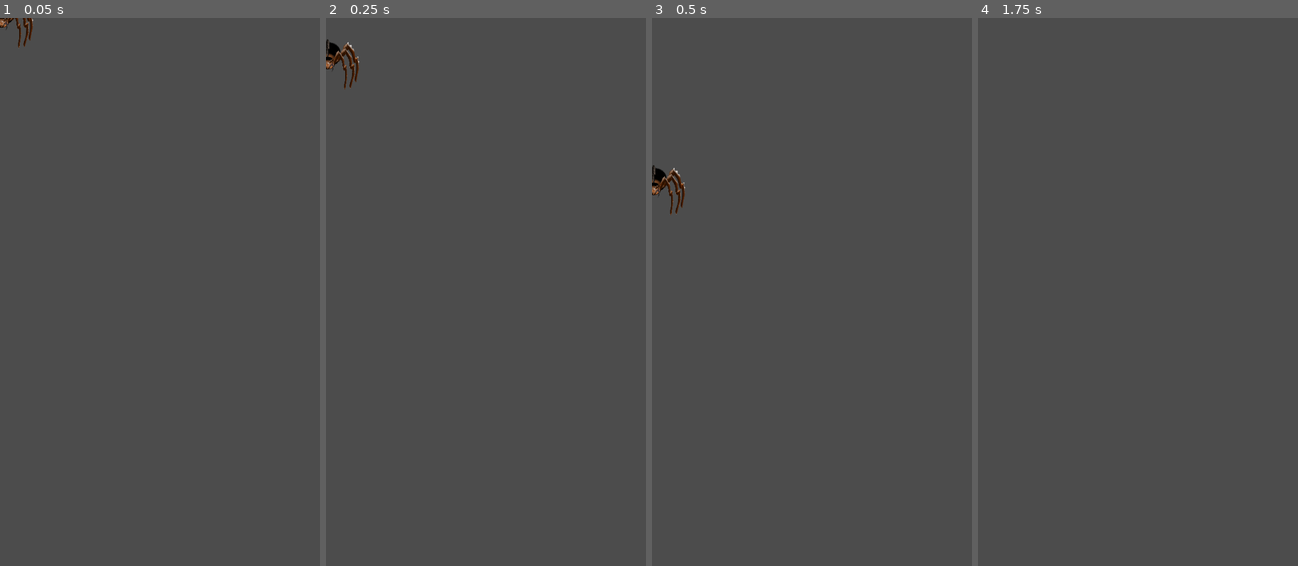
Above: before the commit, frames 1-4 (left to right).
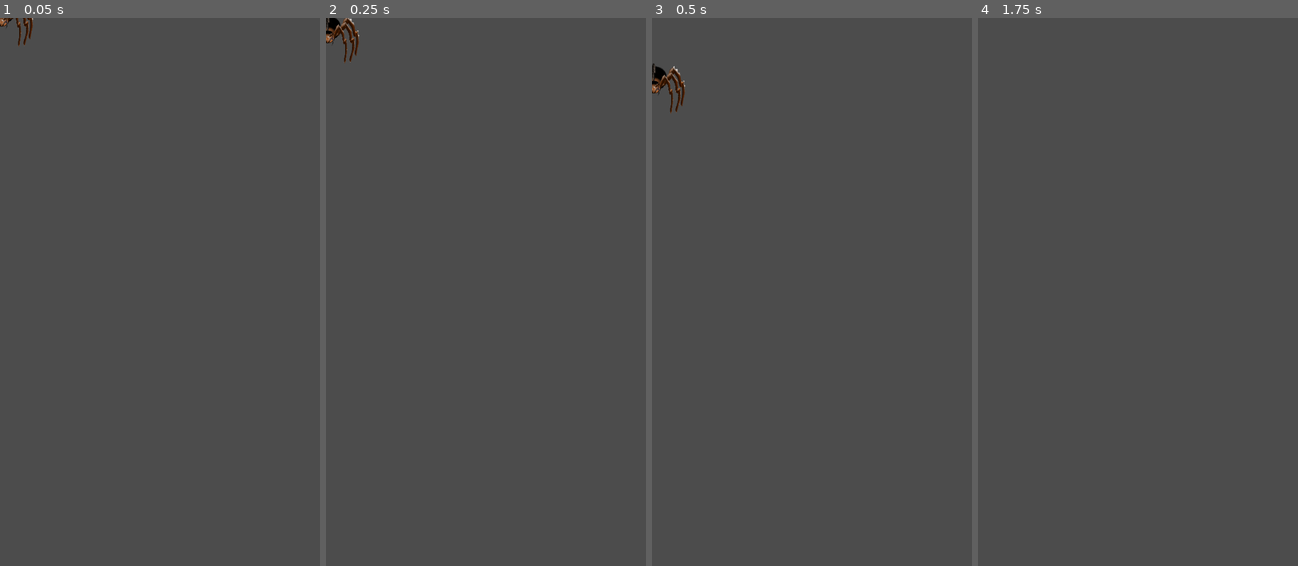
Above: after the commit, the same moments.

Repository: downhillGames/WebOfWar
Game: Godot game, scene res://SpiderMan.tscn
Same seed, same stepped clock (60 frames per second), same inputs: the game is played once before the commit and once after it. This scene is started directly instead of the project's main scene.
Inputs:
- Up to frame 1 (0.05 s): no input
- Up to frame 2 (0.25 s): no input
- Up to frame 3 (0.5 s): no input
- Up to frame 4 (1.75 s): tap Enter (ui_accept) at 0.5, 0.77, 0.8, 1.07, 1.35, 1.52 s; hold Shift (punch1) 0.53-1.28 s; hold Right (ui_right) from 0.53 s (still down); tap Shift (punch1) at 1.55 s

The runs differ from the first frame. In frame 1, less than 0.1% of the frame differs, in the area x 0-11%, y 0-6%; in frame 2, 0.7%; in frame 3, 0.8%, in the area x 0-11%, y 8-36%; in frame 4, nothing differs.

Commit message:
WE GOT RANDO!!

Diff:
--- a/Spider.gd
+++ b/Spider.gd
@@ -2,71 +2,45 @@
 
 const WALK_SPEED = 200
 
-#Jump
-export var fall_gravity_scale := 150.0
-export var low_jump_gravity_scale := 100.0
-export var jump_power := 500.0
-var jump_released = false
+# Jump
+export var jump_height := 500.0
+export var jump_duration := 0.2
 
-#Physics
+# Physics
 var velocity = Vector2()
 var earth_gravity = 9.807 # m/s^2
 export var gravity_scale := 100.0
 var on_floor = false
-var mass = 1.0
-var impact_force = 500.0
+var jump_timer = 0
 
+func _ready():
+	add_to_group("knockable")
 
-func _physics_process(delta):
-	if Input.is_action_just_released("ui_accept"):
-		jump_released = true
-
-
-
-
-	# Check for collisions with other KinematicBody2D objects
-	for i in range(get_slide_count()):
-		var other = get_slide_collision(i).collider
-		if Input.is_action_pressed("punch1"):
-			if other.is_in_group("knockable"):
-				# Calculate the force to apply based on the velocity and mass of this object
-				var force = impact_force * mass
-				var direction = (other.position - position).normalized()
-
-				# Apply the force to the other object
-					#Applying gravity to player
-				other.move_and_slide(Vector2(10000, 0))
-
-
-	#Applying gravity to player
-	velocity += Vector2.DOWN * earth_gravity * gravity_scale * delta
-
-	#Jump Physics
-	if velocity.y > 0: #Player is falling
-		#Falling action is faster than jumping action | Like in mario
-		#On falling we apply a second gravity to the player
-		#We apply ((gravity_scale + fall_gravity_scale) * earth_gravity) gravity on the player
-		velocity += Vector2.DOWN * earth_gravity * fall_gravity_scale * delta
-
-	elif velocity.y < 0 && jump_released: #Player is jumping
-		#Jump Height depends on how long you will hold key
-		#If we release the jump before reaching the max height
-		#We apply ((gravity_scale + low_jump_gravity_scale) * earth_gravity) gravity on the player
-		#It result on a lower jump
-		velocity += Vector2.DOWN * earth_gravity * low_jump_gravity_scale * delta
-
-	if on_floor:
-		if Input.is_action_just_pressed("ui_accept"):
-			velocity = Vector2.UP * jump_power #Normal Jump action
-			jump_released = false
+func _process(delta):
+	# Movement logic
+	if 1>0:
 		if Input.is_action_pressed("ui_left"):
 			velocity.x = -WALK_SPEED
 		elif Input.is_action_pressed("ui_right"):
-			velocity.x =  WALK_SPEED
+			velocity.x = WALK_SPEED
 		else:
 			velocity.x = 0
+	# Jump logic
+	jump(delta)
 
+func jump(delta):
+	if on_floor:
+		if Input.is_action_just_pressed("ui_accept"):
+			velocity.y = -jump_height
+			jump_timer = jump_duration
+		if Input.is_action_just_released("ui_accept") || jump_timer <= 0:
+			jump_timer = 0
+	if jump_timer > 0:
+		jump_timer -= delta
+		velocity.y = -jump_height * (jump_timer / jump_duration)
+	velocity.y += earth_gravity * gravity_scale * delta
 	velocity = move_and_slide(velocity, Vector2.UP)
-
-	if is_on_floor(): on_floor = true
-	else: on_floor = false
+	if is_on_floor():
+		on_floor = true
+	else:
+		on_floor = false
--- a/test.gd
+++ b/test.gd
@@ -11,7 +11,7 @@
 var newplatform10 = preload("res://platform10.tscn")
 
 var speed = 100
-
+var height = 0
 
 
 
@@ -21,9 +21,12 @@
 var object_array = []
 
 func _ready():
+
+
 	var object
 	var rand = randi() % 6
-	for i in range(5):
+	for i in range(200):
+		height = height - rand_range(100, 300)
 		if  i%2==0:
 
 			if rand== 1:
@@ -54,24 +57,23 @@
 
 		self. add_child(object)
 		object_array.append(object)
-		object.position = Vector2(rand_range(0, 500), rand_range(0, 1000))
+		object.position = Vector2(rand_range(0, 500), height)
 	while check_distance():
 		randomize_positions()
 
 
 
 func _process(delta):
-	pass
-	#position.y += speed * delta
+	position.y += speed * delta
 
 
 func check_distance():
 	for i in range(len(object_array)):
 		for j in range(i+1, len(object_array)):
-			if object_array[i].position.distance_to(object_array[j].position) < 25:
+			if object_array[i].position.distance_to(object_array[j].position) < 30:
 				return true
 	return false
 
 func randomize_positions():
 	for object in object_array:
-		object.position = Vector2(rand_range(0, 500), rand_range(0, 1000))
+		object.position = Vector2(rand_range(0, 500), height)
